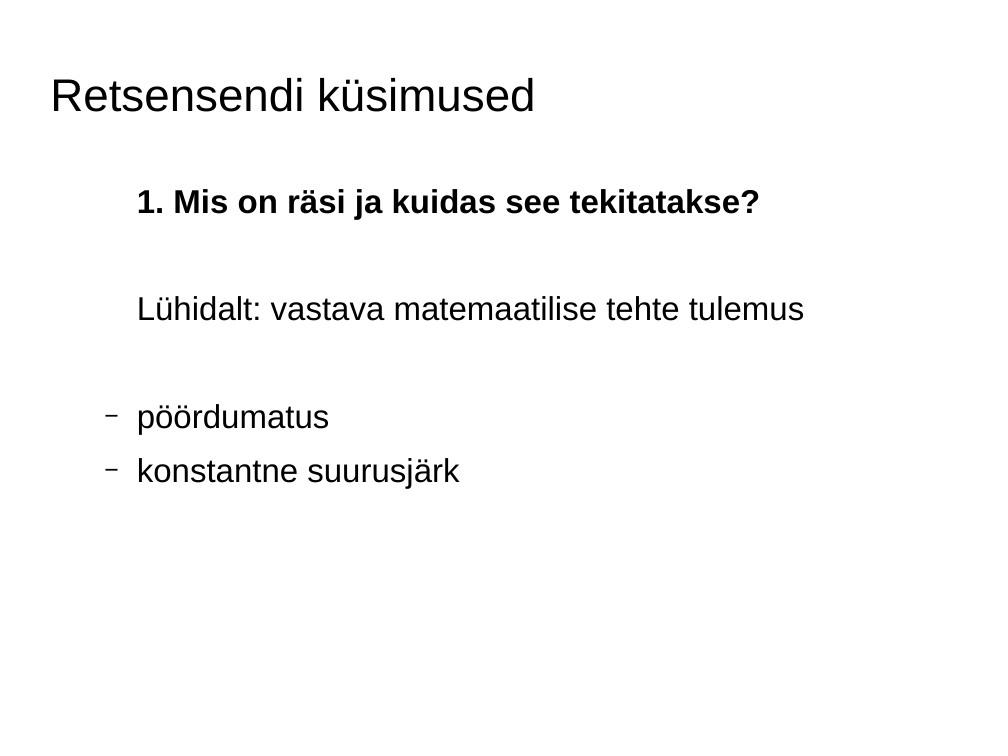
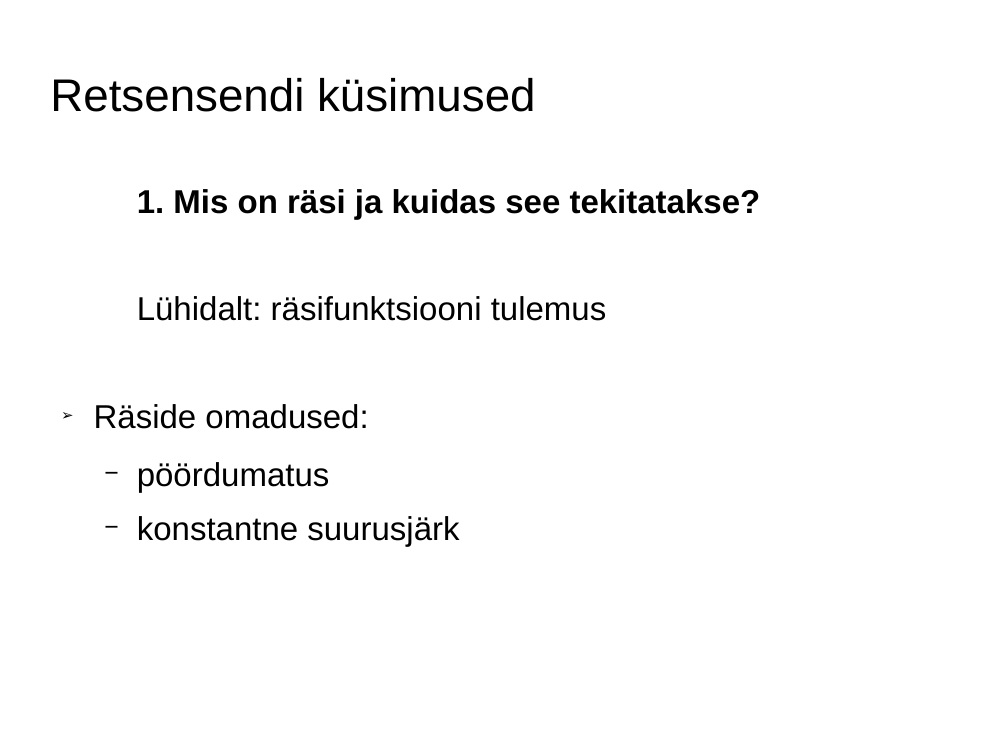
Before and after one commit to keijokapp/loputoo, a slide deck: slide 13 of Lõputöö esitlus.odp. Drawn at 1008x756 pixels with LibreOffice and Linux fonts; fonts in the diff are those of the drawing; background and template pictures are left out. Boxes give left, top, right and bottom in pixels: in the first picture for what was removed or moved away, otherwise in the second. Text is boxed around its words. In the diff, an @@ line names an element or a change of style, - is before the commit and + after.

```diff
--- a/Lõputöö esitlus.odp
+++ b/Lõputöö esitlus.odp
@@ text at (94,296,607,429): text changed @@
-  Lühidalt: vastava matemaatilise tehte tulemus
+  Lühidalt: räsifunktsiooni tulemus
+➢ Räside omadused:
```
Also in this commit, not shown: 3 other slides changed.
